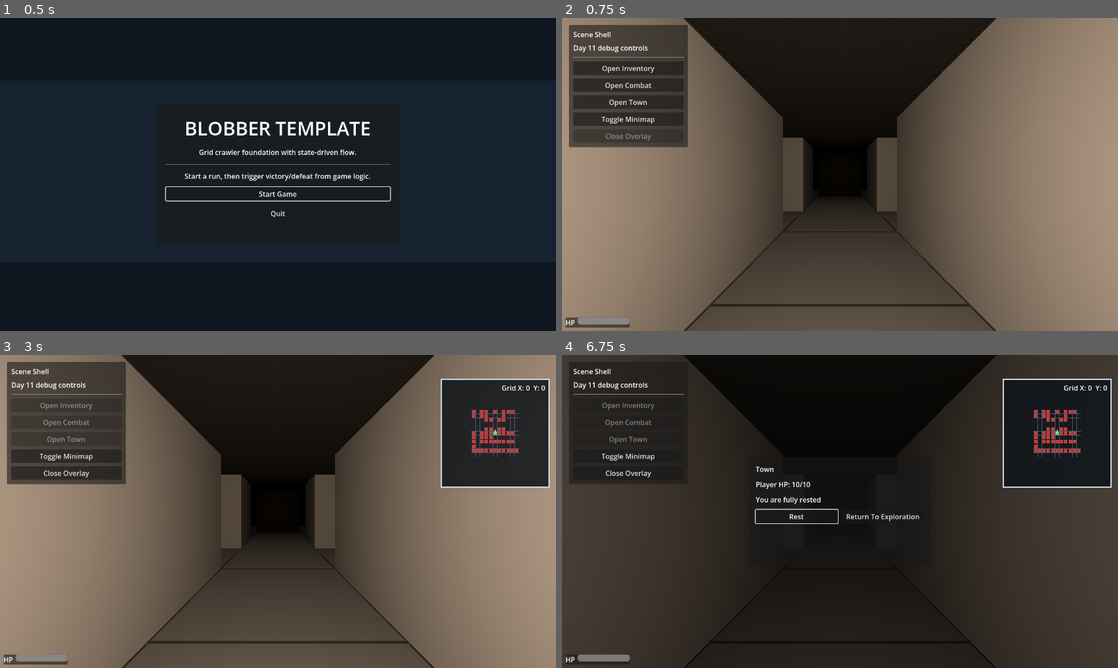
Above: before the commit, frames 1-4 (two rows, left to right).
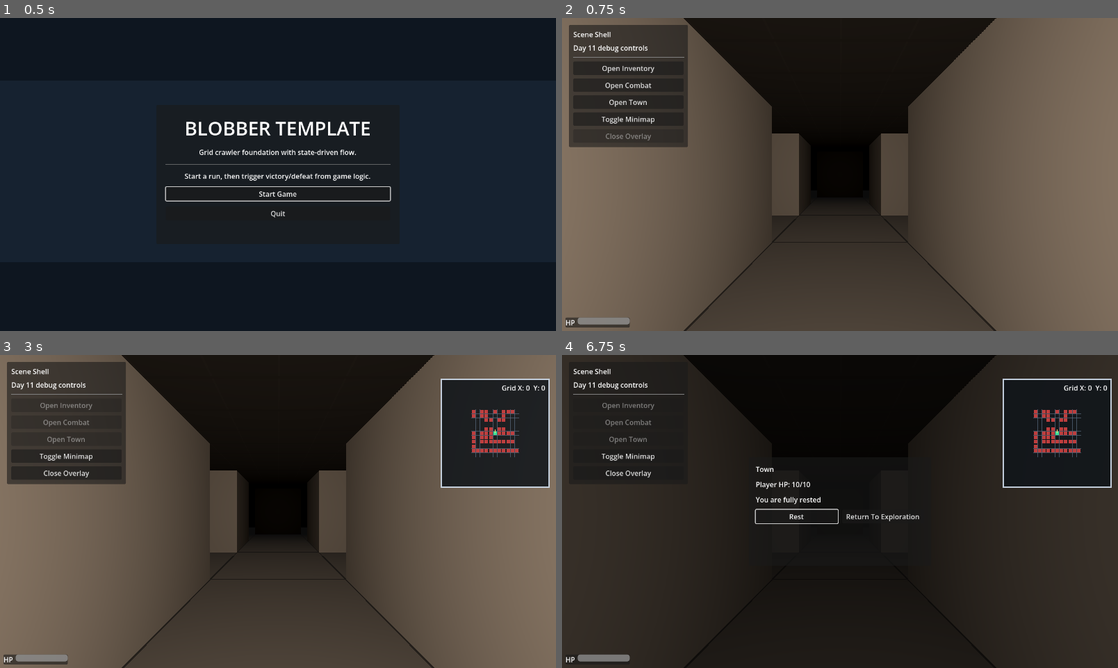
Above: after the commit, the same moments.

Repository: adamico/blobber-godot
Game: Godot game, scene res://scenes/title/title_screen.tscn
Two runs of this game, one before a commit and one after it. Both use one fixed random seed, a clock stepped at 60 frames per second and the inputs below.
Inputs (mouse positions are in pixels of both pictures, inside the frame that each line leads up to):
- Up to frame 1 (0.5 s): no input
- Up to frame 2 (0.75 s): click "Start Game" at 0.5 s
- Up to frame 3 (3 s): click "Open Inventory" at 1.25 s; click "Toggle Minimap" at 2 s; click "Return To Exploration" at 2.75 s
- Up to frame 4 (6.75 s): tap Enter (ui_accept) at 3.5, 3.77, 4.25, 5, 5.75, 6.5 s; move the mouse to (962, 495) at 3.52 s; hold D (move_right) 3.53-4.25 s; hold J (combat_attack) 3.53-4.25 s; click (962, 495) at 3.67 s; drag from (728, 527) to (812, 574) at 4.27 s; move the mouse to (895, 442) at 5.02 s; hold D (move_right) 5.03-5.75 s; hold L (combat_use_item) 5.03-5.75 s; drag from (812, 574) to (673, 464) at 5.77 s; move the mouse to (1006, 558) at 6.52 s; hold A (move_left) from 6.53 s (still down); hold T (open_town) from 6.53 s (still down)

Frame 1 is identical in both runs. In frame 2, 36% of the frame differs, in the area x 0-100%, y 0-100%; in frame 3, 29%; in frame 4, less than 0.1%.

Commit message:
feat(m5): implement exit-based win flow and stabilize restart/combat behavior
add WorldExit component and scene registration for exit-cell win triggers
replace success_goal_cell-based victory with exit marker evaluation in world run outcome module
wire run outcome configuration with world context and live enemy query callable
route overlay restart events to restart_current_run and add robust world restart handling
update start_combat path to use encountered enemies from encounter events
scope combat round continuation to active combatants instead of all world enemies
prevent dead enemies from retriggering encounters or blocking movement passability
keep defeated enemies readable through end-of-round assertions while filtering by dead state
center first-person camera by removing retreat offset defaults in player script and scene
expand main world scene with placed enemy, pickup, exit marker, and audio placeholder nodes
add item data resource for placed pickup and visual marker meshes/materials
update game state and end-condition tests for exit-based victory and restart replacement behavior

Diff:
--- /dev/null
+++ b/components/world_exit.gd
@@ -0,0 +1,25 @@
+class_name WorldExit
+extends Node3D
+
+const EXIT_GROUP := &"world_exit_cells"
+
+@export var grid_cell: Vector2i = Vector2i.ZERO
+@export var world_y: float = 0.0
+@export var requires_cleared_floor: bool = true
+
+
+func _ready() -> void:
+	add_to_group(EXIT_GROUP)
+	_sync_world_position()
+
+
+func matches_cell(cell: Vector2i) -> bool:
+	return cell == grid_cell
+
+
+func can_trigger(has_remaining_enemies: bool) -> bool:
+	return not requires_cleared_floor or not has_remaining_enemies
+
+
+func _sync_world_position() -> void:
+	global_position = GridMapper.cell_to_world(grid_cell, 1.0, world_y)
--- a/scenes/player/player.gd
+++ b/scenes/player/player.gd
@@ -4,7 +4,7 @@
 signal blocked_feedback_cue(cmd: GridCommand.Type)
 
 @export var camera_height := 0.5
-@export var camera_retreat_distance := 0.279
+@export var camera_retreat_distance := 0.0
 @export var input_actions_enabled := true
 @export var debug_log_input_actions := false
 
--- a/scenes/player/player.tscn
+++ b/scenes/player/player.tscn
@@ -9,7 +9,7 @@
 debug_log_input_actions = true
 
 [node name="Camera3D" type="Camera3D" parent="." unique_id=373551072]
-transform = Transform3D(1, 0, 0, 0, 1, 0, 0, 0, 1, 0, 0, 0.279)
+transform = Transform3D(1, 0, 0, 0, 1, 0, 0, 0, 1, 0, 0, 0)
 near = 0.01
 far = 5000.0
 
--- a/scenes/world/main.gd
+++ b/scenes/world/main.gd
@@ -7,7 +7,6 @@
 @export var show_minimap_overlay := false
 @export_enum("Menu", "Gameplay", "GameOverFailure", "GameOverSuccess") var initial_game_state := "Gameplay"
 @export var enable_cell_end_conditions := true
-@export var success_goal_cell := Vector2i(2, -2)
 @export var failure_goal_cell := Vector2i(-2, 2)
 @export_enum("Snap", "Smooth") var active_movement_preset := "Smooth"
 @export var preset_snap_path := "res://resources/presets/movement_config_snap.tres"
@@ -174,10 +173,12 @@
 	return _state_orchestrator.is_combat_state_active()
 
 
-func start_combat() -> void:
+func start_combat(encountered_enemies: Array = []) -> void:
 	_state_orchestrator.start_combat()
 	_policy_orchestrator.open_overlay(OVERLAY_COMBAT, true, true)
-	_turn_orchestrator.start_combat_round(get_enemies())
+	if encountered_enemies.is_empty():
+		encountered_enemies = get_enemies()
+	_turn_orchestrator.start_combat_round(encountered_enemies)
 
 
 func end_combat() -> void:
@@ -194,8 +195,9 @@
 	_composition_orchestrator.configure_run_outcome(
 			_run_outcome_module,
 			enable_cell_end_conditions,
-			success_goal_cell,
-			failure_goal_cell)
+			failure_goal_cell,
+			self,
+			Callable(self, "get_enemies"))
 	_state_orchestrator.start_gameplay()
 	_refresh_grid_coordinates_overlay()
 
@@ -241,6 +243,45 @@
 	get_tree().change_scene_to_file(title_scene_path)
 
 
+func restart_current_run() -> void:
+	var tree := get_tree()
+	if tree == null:
+		return
+	if tree.current_scene == self:
+		tree.reload_current_scene()
+		return
+
+	var path := scene_file_path
+	if path.is_empty():
+		path = "res://scenes/world/main.tscn"
+
+	var packed_scene := load(path) as PackedScene
+	if packed_scene == null:
+		start_gameplay()
+		return
+	call_deferred("_deferred_restart_with_scene", packed_scene)
+
+
+func _deferred_restart_with_scene(packed_scene: PackedScene) -> void:
+	if packed_scene == null:
+		start_gameplay()
+		return
+
+	var parent := get_parent()
+	if parent == null:
+		start_gameplay()
+		return
+
+	var previous_name := name
+	name = "%s_old" % previous_name
+
+	var replacement := packed_scene.instantiate()
+	replacement.name = previous_name
+	parent.add_child(replacement)
+	parent.move_child(replacement, get_index())
+	queue_free()
+
+
 func get_player_stats() -> CharacterStats:
 	if _player == null:
 		return null
--- a/scenes/world/main.tscn
+++ b/scenes/world/main.tscn
@@ -20,6 +20,36 @@
 [ext_resource type="Script" uid="uid://b3wuosfy8gqph" path="res://scenes/world/modules/world_context_orchestrator.gd" id="18_9d4lw"]
 [ext_resource type="Script" uid="uid://y417gem2mn6i" path="res://scenes/world/modules/world_event_bus.gd" id="19_1n8yf"]
 [ext_resource type="Script" uid="uid://rc3uc1iyffmw" path="res://scenes/world/modules/world_event_router_orchestrator.gd" id="20_v0w2m"]
+[ext_resource type="PackedScene" path="res://scenes/enemies/enemy.tscn" id="21_2g9jf"]
+[ext_resource type="Script" path="res://components/world_pickup.gd" id="22_5md0q"]
+[ext_resource type="Script" path="res://components/world_exit.gd" id="23_lh832"]
+[ext_resource type="Script" path="res://models/item_data.gd" id="24_wf6op"]
+
+[sub_resource type="BoxMesh" id="BoxMesh_exit_marker"]
+size = Vector3(0.6, 0.2, 0.6)
+
+[sub_resource type="SphereMesh" id="SphereMesh_pickup_marker"]
+radius = 0.18
+height = 0.36
+
+[sub_resource type="StandardMaterial3D" id="StandardMaterial3D_exit_marker"]
+albedo_color = Color(0.196078, 0.705882, 0.333333, 1)
+emission_enabled = true
+emission = Color(0.196078, 0.705882, 0.333333, 1)
+emission_energy_multiplier = 1.5
+
+[sub_resource type="StandardMaterial3D" id="StandardMaterial3D_pickup_marker"]
+albedo_color = Color(0.901961, 0.705882, 0.156863, 1)
+emission_enabled = true
+emission = Color(0.901961, 0.705882, 0.156863, 1)
+emission_energy_multiplier = 1.2
+
+[sub_resource type="Resource" id="27_potion_item" script=ExtResource("24_wf6op")]
+item_name = "Field Tonic"
+description = "A small restorative left behind in the outer halls."
+stat_effect = {
+"heal": 3
+}
 
 [node name="Main" type="Node3D" unique_id=1276884268]
 script = ExtResource("1_wbupf")
@@ -30,6 +60,29 @@
 [node name="Player" parent="." unique_id=1354958968 instance=ExtResource("2_7tdlr")]
 debug_log_input_actions = false
 movement_config = ExtResource("3_tt8nk")
+
+[node name="FloorEnemy" parent="." instance=ExtResource("21_2g9jf")]
+initial_cell = Vector2i(4, -1)
+initial_facing = 3
+
+[node name="PotionPickup" type="Node3D" parent="."]
+script = ExtResource("22_5md0q")
+grid_cell = Vector2i(2, -2)
+item_data = SubResource("27_potion_item")
+
+[node name="MeshInstance3D" type="MeshInstance3D" parent="PotionPickup"]
+position = Vector3(0, 0.18, 0)
+mesh = SubResource("SphereMesh_pickup_marker")
+surface_material_override/0 = SubResource("StandardMaterial3D_pickup_marker")
+
+[node name="FloorExit" type="Node3D" parent="."]
+script = ExtResource("23_lh832")
+grid_cell = Vector2i(6, -1)
+world_y = 0.05
+
+[node name="MeshInstance3D" type="MeshInstance3D" parent="FloorExit"]
+mesh = SubResource("BoxMesh_exit_marker")
+surface_material_override/0 = SubResource("StandardMaterial3D_exit_marker")
 
 [node name="GridMap" type="GridMap" parent="." unique_id=1476284130]
 mesh_library = ExtResource("4_6r0uj")
@@ -83,6 +136,14 @@
 
 [node name="EventRouterOrchestrator" type="Node" parent="." unique_id=1166162658]
 script = ExtResource("20_v0w2m")
+
+[node name="AudioFootstep" type="AudioStreamPlayer" parent="."]
+
+[node name="AudioCombatHit" type="AudioStreamPlayer" parent="."]
+
+[node name="AudioPickup" type="AudioStreamPlayer" parent="."]
+
+[node name="AudioDeath" type="AudioStreamPlayer" parent="."]
 
 [node name="OverlayLayer" type="CanvasLayer" parent="." unique_id=189560015]
 
--- a/scenes/world/modules/world_composition_orchestrator.gd
+++ b/scenes/world/modules/world_composition_orchestrator.gd
@@ -46,9 +46,8 @@
 		"toggle_minimap_overlay": Callable(world, "toggle_minimap_overlay"),
 		"close_active_overlay": Callable(world, "close_active_overlay"),
 		"enable_cell_end_conditions": world.get("enable_cell_end_conditions"),
-		"success_goal_cell": world.get("success_goal_cell"),
 		"failure_goal_cell": world.get("failure_goal_cell"),
-		"start_gameplay": Callable(world, "start_gameplay"),
+		"restart_current_run": Callable(world, "restart_current_run"),
 		"return_to_title": Callable(world, "return_to_title"),
 		"finish_with_success": Callable(world, "finish_with_success"),
 		"finish_with_failure": Callable(world, "finish_with_failure"),
@@ -92,10 +91,12 @@
 	if not overlay_module.return_to_title_requested.is_connected(event_bus.emit_overlay_return_to_title_requested):
 		overlay_module.return_to_title_requested.connect(event_bus.emit_overlay_return_to_title_requested)
 
-	run_outcome_module.configure(
+	run_outcome_module.call(
+			"configure",
 			ctx["enable_cell_end_conditions"],
-			ctx["success_goal_cell"],
-			ctx["failure_goal_cell"])
+			ctx["failure_goal_cell"],
+			root,
+			Callable(root, "get_enemies"))
 	run_outcome_module.reset_run()
 	if not run_outcome_module.success_reached.is_connected(event_bus.emit_run_outcome_success_reached):
 		run_outcome_module.success_reached.connect(event_bus.emit_run_outcome_success_reached)
@@ -151,7 +152,7 @@
 
 	event_router_orchestrator.configure(
 			event_bus,
-			ctx["start_gameplay"],
+			ctx["restart_current_run"],
 			ctx["return_to_title"],
 			ctx["finish_with_success"],
 			ctx["finish_with_failure"],
@@ -161,6 +162,6 @@
 			ctx["is_gameplay_state_active"])
 
 
-func configure_run_outcome(run_outcome_module: WorldRunOutcomeModule, enable_cell_end_conditions: bool, success_goal_cell: Vector2i, failure_goal_cell: Vector2i) -> void:
-	run_outcome_module.configure(enable_cell_end_conditions, success_goal_cell, failure_goal_cell)
+func configure_run_outcome(run_outcome_module: WorldRunOutcomeModule, enable_cell_end_conditions: bool, failure_goal_cell: Vector2i, world_root: Node3D, get_enemies_fn: Callable) -> void:
+	run_outcome_module.call("configure", enable_cell_end_conditions, failure_goal_cell, world_root, get_enemies_fn)
 	run_outcome_module.reset_run()
--- a/scenes/world/modules/world_encounter_module.gd
+++ b/scenes/world/modules/world_encounter_module.gd
@@ -70,6 +70,8 @@
 	for enemy in _enemies:
 		if enemy == null:
 			continue
+		if not _is_enemy_alive(enemy):
+			continue
 		enemy.tick_ai(_player)
 
 
@@ -82,6 +84,8 @@
 	var encountered: Array = []
 	for enemy in _enemies:
 		if enemy == null or enemy.grid_state == null:
+			continue
+		if not _is_enemy_alive(enemy):
 			continue
 		var delta: Vector2i = enemy.grid_state.cell - _player.grid_state.cell
 		var manhattan: int = absi(delta.x) + absi(delta.y)
@@ -103,3 +107,13 @@
 
 func _on_enemy_action_completed(_cmd, _new_state, _enemy) -> void:
 	enemy_acted.emit()
+
+
+func _is_enemy_alive(enemy) -> bool:
+	if enemy == null:
+		return false
+	if not is_instance_valid(enemy):
+		return false
+	if enemy.stats == null:
+		return true
+	return not enemy.stats.is_dead()
--- a/scenes/world/modules/world_event_router_orchestrator.gd
+++ b/scenes/world/modules/world_event_router_orchestrator.gd
@@ -2,7 +2,7 @@
 class_name WorldEventRouterOrchestrator
 
 var _event_bus: WorldEventBus
-var _start_gameplay_fn: Callable
+var _restart_run_fn: Callable
 var _return_to_title_fn: Callable
 var _finish_with_success_fn: Callable
 var _finish_with_failure_fn: Callable
@@ -14,7 +14,7 @@
 
 func configure(
 		event_bus: WorldEventBus,
-		start_gameplay_fn: Callable,
+		restart_run_fn: Callable,
 		return_to_title_fn: Callable,
 		finish_with_success_fn: Callable,
 		finish_with_failure_fn: Callable,
@@ -23,7 +23,7 @@
 		start_combat_fn: Callable,
 		is_gameplay_state_active_fn: Callable) -> void:
 	_event_bus = event_bus
-	_start_gameplay_fn = start_gameplay_fn
+	_restart_run_fn = restart_run_fn
 	_return_to_title_fn = return_to_title_fn
 	_finish_with_success_fn = finish_with_success_fn
 	_finish_with_failure_fn = finish_with_failure_fn
@@ -56,8 +56,8 @@
 
 
 func _on_overlay_restart_requested() -> void:
-	if _start_gameplay_fn.is_valid():
-		_start_gameplay_fn.call()
+	if _restart_run_fn.is_valid():
+		_restart_run_fn.call()
 
 
 func _on_overlay_return_to_title_requested() -> void:
@@ -91,7 +91,7 @@
 
 	print("[Combat] Triggered with %d encountered enemies" % encountered.size())
 	if _start_combat_fn.is_valid():
-		_start_combat_fn.call()
+		_start_combat_fn.call(encountered)
 
 
 func _is_gameplay_state_active() -> bool:
--- a/scenes/world/modules/world_grid_module.gd
+++ b/scenes/world/modules/world_grid_module.gd
@@ -22,6 +22,8 @@
 	for enemy in enemies:
 		if enemy == null or enemy.grid_state == null:
 			continue
+		if enemy.stats != null and enemy.stats.is_dead():
+			continue
 		if enemy.grid_state.cell == cell:
 			return false
 
@@ -35,6 +37,8 @@
 	for other in enemies:
 		if other == null or other == enemy or other.grid_state == null:
 			continue
+		if other.stats != null and other.stats.is_dead():
+			continue
 		if other.grid_state.cell == cell:
 			return false
 
--- a/scenes/world/modules/world_run_outcome_module.gd
+++ b/scenes/world/modules/world_run_outcome_module.gd
@@ -4,17 +4,21 @@
 signal success_reached
 signal failure_reached
 
+const EXIT_GROUP := &"world_exit_cells"
+
 var _enable_cell_end_conditions := true
-var _success_goal_cell := Vector2i(2, -2)
 var _failure_goal_cell := Vector2i(-2, 2)
+var _world_root: Node
+var _get_enemies_fn: Callable
 
 var _run_is_resolved := false
 
 
-func configure(enable_cell_end_conditions: bool, success_goal_cell: Vector2i, failure_goal_cell: Vector2i) -> void:
+func configure(enable_cell_end_conditions: bool, failure_goal_cell: Vector2i, world_root: Node, get_enemies_fn: Callable) -> void:
 	_enable_cell_end_conditions = enable_cell_end_conditions
-	_success_goal_cell = success_goal_cell
 	_failure_goal_cell = failure_goal_cell
+	_world_root = world_root
+	_get_enemies_fn = get_enemies_fn
 
 
 func reset_run() -> void:
@@ -29,7 +33,7 @@
 	if not _enable_cell_end_conditions or _run_is_resolved:
 		return
 
-	if cell == _success_goal_cell:
+	if _is_exit_reached(cell):
 		_run_is_resolved = true
 		success_reached.emit()
 		return
@@ -37,3 +41,38 @@
 	if cell == _failure_goal_cell:
 		_run_is_resolved = true
 		failure_reached.emit()
+
+
+func _is_exit_reached(cell: Vector2i) -> bool:
+	if _world_root == null or _world_root.get_tree() == null:
+		return false
+
+	var has_remaining_enemies := _has_remaining_enemies()
+	for node in _world_root.get_tree().get_nodes_in_group(EXIT_GROUP):
+		if node == null:
+			continue
+		if node.get_tree() != _world_root.get_tree():
+			continue
+		if node.has_method("matches_cell") and not bool(node.call("matches_cell", cell)):
+			continue
+		if node.has_method("can_trigger") and not bool(node.call("can_trigger", has_remaining_enemies)):
+			continue
+		return true
+
+	return false
+
+
+func _has_remaining_enemies() -> bool:
+	if not _get_enemies_fn.is_valid():
+		return false
+
+	var enemies: Array = _get_enemies_fn.call()
+	for enemy in enemies:
+		if enemy == null:
+			continue
+		if enemy.stats == null:
+			return true
+		if not enemy.stats.is_dead():
+			return true
+
+	return false
--- a/scenes/world/modules/world_turn_orchestrator.gd
+++ b/scenes/world/modules/world_turn_orchestrator.gd
@@ -171,7 +171,7 @@
 			_finish_with_failure_fn.call()
 		return
 
-	var remaining_enemies := _alive_enemies()
+	var remaining_enemies := _alive_combatants()
 	if remaining_enemies.is_empty():
 		if _end_combat_fn.is_valid():
 			_end_combat_fn.call()
@@ -185,12 +185,13 @@
 	if player_intent == GridCommand.Type.USE_ITEM:
 		_player.stats.heal(COMBAT_USE_ITEM_HEAL_AMOUNT)
 
+	var active_enemies := _alive_combatants()
 	if player_intent == GridCommand.Type.ATTACK:
-		var target := _find_player_attack_target(_alive_enemies())
+		var target := _find_player_attack_target(active_enemies)
 		if target != null and target.stats != null and _is_adjacent(_player, target):
 			target.stats.take_damage(_player.stats.attack)
 
-	for enemy in _alive_enemies():
+	for enemy in active_enemies:
 		var enemy_intent: Variant = intents.get(enemy, null)
 		if enemy_intent != GridCommand.Type.ATTACK:
 			continue
@@ -202,14 +203,18 @@
 				incoming_damage = maxi(1, int(ceili(float(incoming_damage) / float(COMBAT_DEFEND_DIVISOR))))
 			_player.stats.take_damage(incoming_damage)
 
-	for enemy in _alive_enemies():
-		if enemy.stats != null and enemy.stats.is_dead():
-			enemy.queue_free()
-
-
-func _alive_enemies() -> Array:
+	# Keep defeated enemies alive until after test assertions and state transitions.
+	# Encounter/passability modules filter dead stats so they no longer influence gameplay.
+
+
+func _alive_combatants() -> Array:
 	var alive: Array = []
-	for enemy in _encounter_module.get_enemies():
+	if _combat_round_manager == null:
+		return alive
+
+	for enemy in _combat_round_manager.get_combatants():
+		if enemy == _player:
+			continue
 		if enemy == null:
 			continue
 		if enemy.stats == null or enemy.stats.is_dead():
--- a/tests/test_game_state_machine.gd
+++ b/tests/test_game_state_machine.gd
@@ -81,7 +81,13 @@
 
 	var overlay := world.get_node_or_null("OverlayLayer/OverlayMount/DefeatOverlay") as Control
 	assert_not_null(overlay)
+	var parent := world.get_parent()
 	overlay.emit_signal("restart_requested")
+	await get_tree().process_frame
+	await get_tree().process_frame
 
-	assert_eq(world.current_game_state(), &"gameplay")
-	assert_false(world.has_active_overlay())
+	assert_false(is_instance_valid(world))
+	var replacement := parent.get_node_or_null("Main") as Node3D
+	assert_not_null(replacement)
+	assert_eq(replacement.current_game_state(), &"gameplay")
+	assert_false(replacement.has_active_overlay())
--- a/tests/test_world_end_conditions.gd
+++ b/tests/test_world_end_conditions.gd
@@ -1,6 +1,8 @@
 extends GutTest
 
 const WORLD_SCENE := preload("res://scenes/world/main.tscn")
+const ENEMY_SCENE := preload("res://scenes/enemies/enemy.tscn")
+const WORLD_EXIT_SCRIPT := preload("res://components/world_exit.gd")
 
 
 func _spawn_world() -> Node3D:
@@ -17,13 +19,38 @@
 	return player
 
 
-func test_reaching_success_goal_cell_triggers_victory_overlay() -> void:
+func _clear_world_enemies(world: Node3D) -> void:
+	for enemy in world.get_enemies():
+		if enemy == null:
+			continue
+		enemy.queue_free()
+	await get_tree().process_frame
+	world._wire_enemies()
+	await get_tree().process_frame
+
+
+func _spawn_enemy_at(cell: Vector2i) -> Enemy:
+	var enemy := ENEMY_SCENE.instantiate() as Enemy
+	enemy.initial_cell = cell
+	return enemy
+
+
+func _add_exit(world: Node3D, cell: Vector2i, requires_cleared_floor: bool = true) -> Node3D:
+	var exit := WORLD_EXIT_SCRIPT.new()
+	exit.grid_cell = cell
+	exit.requires_cleared_floor = requires_cleared_floor
+	world.add_child(exit)
+	return exit
+
+
+func test_reaching_active_exit_triggers_victory_overlay() -> void:
 	var world := await _spawn_world()
 	var player := _player(world)
 	player.movement_config.smooth_mode = false
 	player.movement_controller.passability_fn = Callable()
+	await _clear_world_enemies(world)
 
-	world.success_goal_cell = Vector2i(0, -1)
+	_add_exit(world, Vector2i(0, -1))
 	world.failure_goal_cell = Vector2i(99, 99)
 	world.start_gameplay()
 
@@ -33,13 +60,32 @@
 	assert_true(world.has_active_overlay())
 
 
+func test_exit_stays_locked_while_any_enemy_remains() -> void:
+	var world := await _spawn_world()
+	var player := _player(world)
+	player.movement_config.smooth_mode = false
+	player.movement_controller.passability_fn = Callable()
+	await _clear_world_enemies(world)
+
+	world.add_child(_spawn_enemy_at(Vector2i(4, 4)))
+	_add_exit(world, Vector2i(0, -1))
+	world.failure_goal_cell = Vector2i(99, 99)
+	world._wire_enemies()
+	await get_tree().process_frame
+	world.start_gameplay()
+
+	assert_true(player.execute_command(GridCommand.Type.STEP_FORWARD))
+	assert_eq(world.current_game_state(), &"gameplay")
+	assert_false(world.has_active_overlay())
+
+
 func test_reaching_failure_goal_cell_triggers_defeat_overlay() -> void:
 	var world := await _spawn_world()
 	var player := _player(world)
 	player.movement_config.smooth_mode = false
 	player.movement_controller.passability_fn = Callable()
+	await _clear_world_enemies(world)
 
-	world.success_goal_cell = Vector2i(99, 99)
 	world.failure_goal_cell = Vector2i(0, 1)
 	world.start_gameplay()
 
@@ -54,9 +100,10 @@
 	var player := _player(world)
 	player.movement_config.smooth_mode = false
 	player.movement_controller.passability_fn = Callable()
+	await _clear_world_enemies(world)
 
 	world.enable_cell_end_conditions = false
-	world.success_goal_cell = Vector2i(0, -1)
+	_add_exit(world, Vector2i(0, -1))
 	world.failure_goal_cell = Vector2i(0, 1)
 	world.start_gameplay()
 
Not shown, added: components/world_exit.gd.uid
